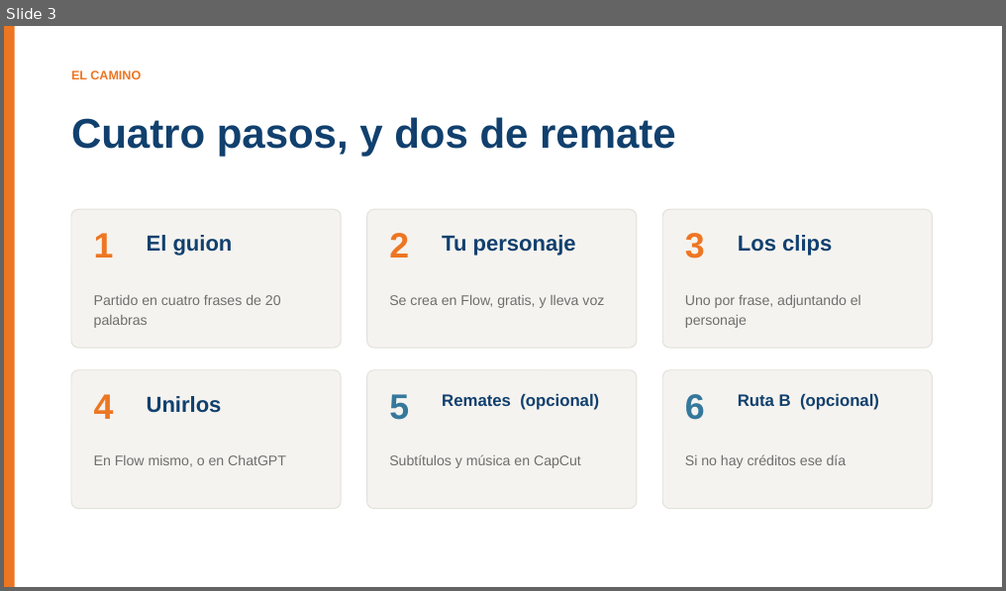
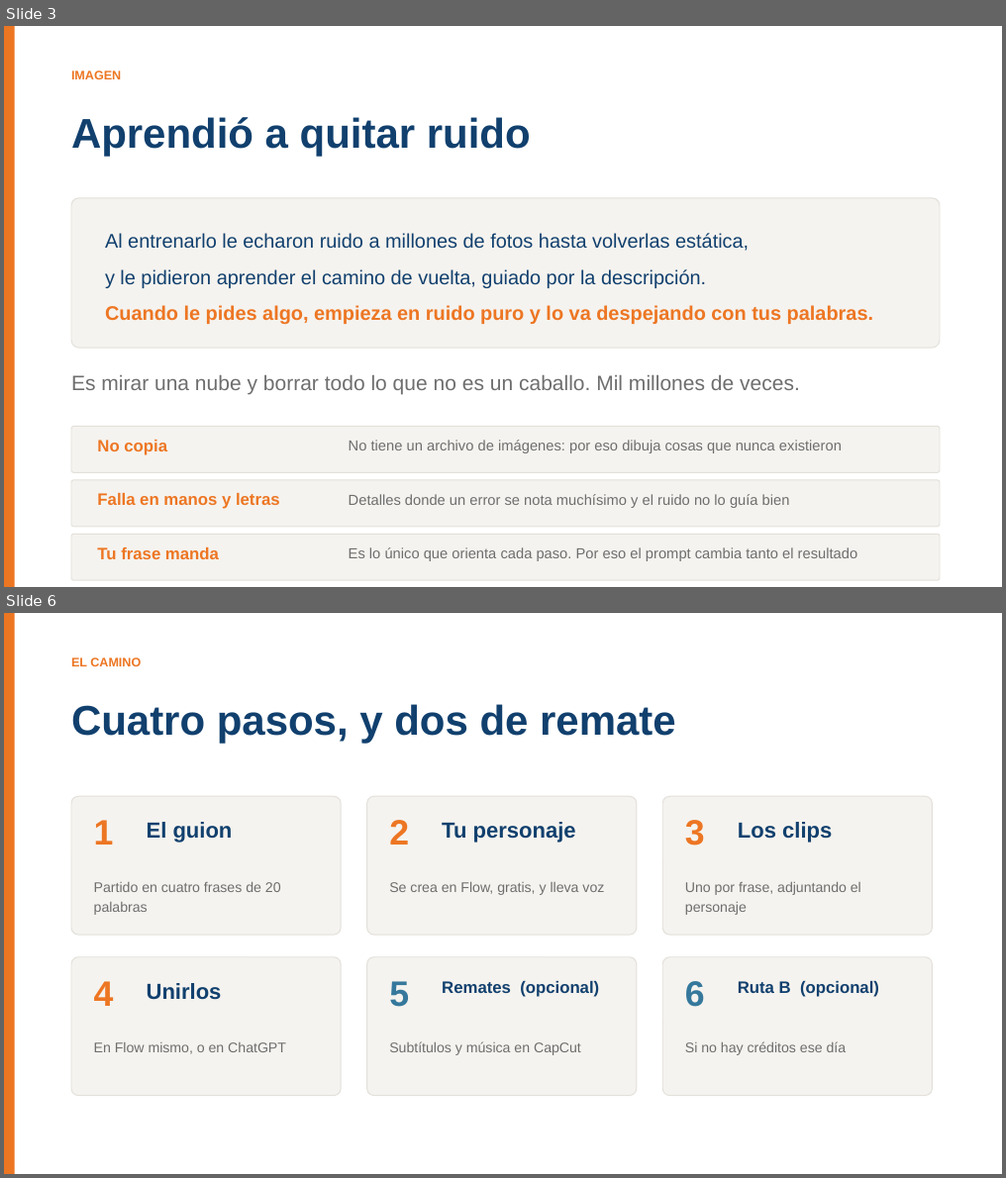
Before and after one commit to BioAITeamLearning/IntroInfo_2026_02_Ucaldas, a slide deck: _static/sesion06/S06_audio_imagen_video.pptx. Shown one above the other, each under a label of ours: slide 3 before the commit, slides 3 and 6 after it; the slides between them are not shown. The pictures are 1006x591 and 1006x1178 pixels, drawn with LibreOffice and Linux fonts; fonts in the diff are those of the drawing. Boxes give left, top, right and bottom in pixels: in the first picture for what was removed or moved away, otherwise in the second. Text is boxed around its words. In the diff, an @@ line names an element or a change of style, - is before the commit and + after.

```diff
--- a/_static/sesion06/S06_audio_imagen_video.pptx
+++ b/_static/sesion06/S06_audio_imagen_video.pptx
@@ slide 3 added at <box>4,26,1002,587</box>, background #FFFFFF @@
@@ rectangle added at <box>4,26,15,587</box>, fill #ED7623 @@
@@ text added at <box>71,71,121,79</box>, 12 pt, text #ED7623, bold @@
+IMAGEN
@@ text added at <box>71,117,531,157</box>, 40 pt, text #11406E, bold @@
+Aprendió a quitar ruido
@@ rounded rectangle added at <box>71,198,940,348</box>, fill #F5F3EF, outline #E3E0DA 0.9 pt @@
@@ text added at <box>105,233,873,324</box>, 19 pt, text #11406E @@
+Al entrenarlo le echaron ruido a millones de fotos hasta volverlas estática,
+y le pidieron aprender el camino de vuelta, guiado por la descripción.
+Cuando le pides algo, empieza en ruido puro y lo va despejando con tus palabras.
@@ text added at <box>71,375,800,395</box>, 20 pt, text #6E6E6E @@
+Es mirar una nube y borrar todo lo que no es un caballo. Mil millones de veces.
@@ rounded rectangle added at <box>71,427,940,472</box>, fill #F5F3EF, outline #E3E0DA 0.9 pt @@
@@ text added at <box>97,440,167,456</box>, 16 pt, text #ED7623, bold @@
+No copia
@@ text added at <box>349,440,842,454</box>, 14 pt, text #6E6E6E @@
+No tiene un archivo de imágenes: por eso dibuja cosas que nunca existieron
@@ rounded rectangle added at <box>71,480,940,527</box>, fill #F5F3EF, outline #E3E0DA 0.9 pt @@
@@ text added at <box>97,493,280,509</box>, 16 pt, text #ED7623, bold @@
+Falla en manos y letras
@@ text added at <box>349,494,790,508</box>, 14 pt, text #6E6E6E @@
+Detalles donde un error se nota muchísimo y el ruido no lo guía bien
@@ rounded rectangle added at <box>71,534,940,580</box>, fill #F5F3EF, outline #E3E0DA 0.9 pt @@
@@ text added at <box>97,548,219,560</box>, 16 pt, text #ED7623, bold @@
+Tu frase manda
@@ text added at <box>349,548,858,562</box>, 14 pt, text #6E6E6E @@
+Es lo único que orienta cada paso. Por eso el prompt cambia tanto el resultado
@@ what was slide 3 is now slide 6 @@
```
Also in this commit, not shown: 2 other slides added.
